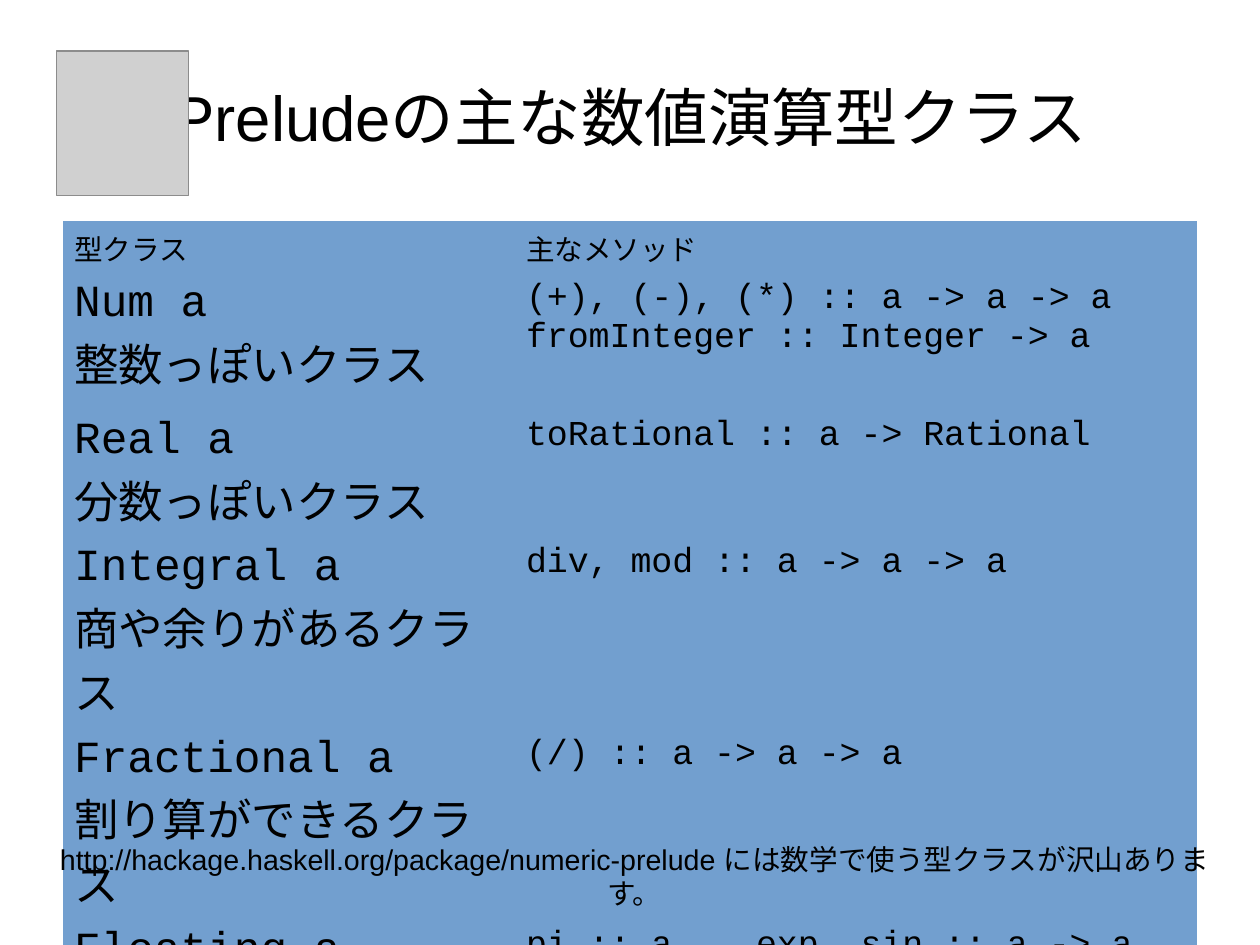
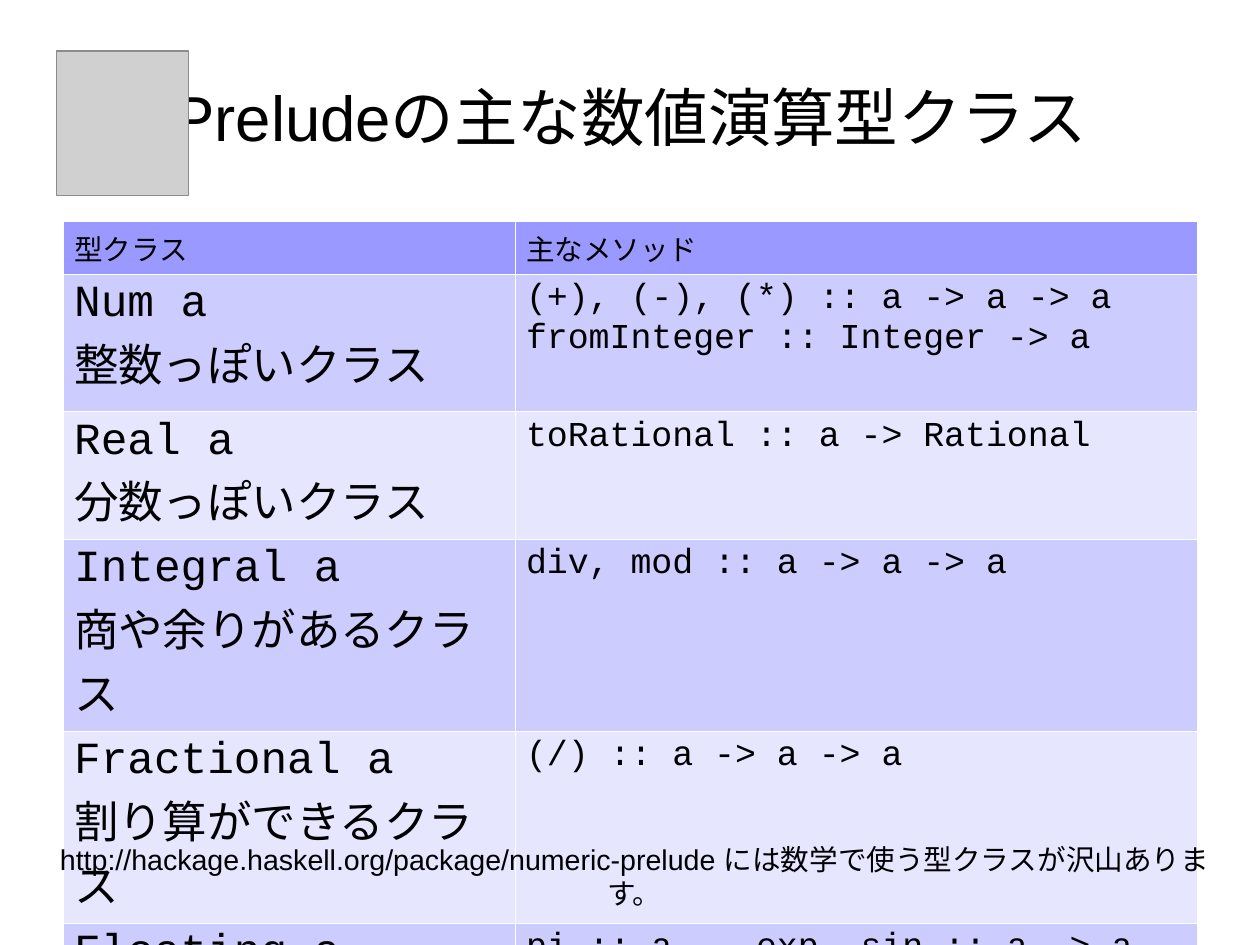
Before and after one commit to nushio3/learn-haskell, a slide deck: slide 45 of Tsukuba-2016.odp. Drawn at 1260x945 pixels with LibreOffice and Linux fonts; fonts in the diff are those of the drawing; grey boxes stand for pictures. Boxes give left, top, right and bottom in pixels: in the first picture for what was removed or moved away, otherwise in the second. Text is boxed around its words. In the diff, an @@ line names an element or a change of style, - is before the commit and + after.

```diff
--- a/Tsukuba-2016.odp
+++ b/Tsukuba-2016.odp
@@ table at <box>63,221,1197,907</box> @@
@@ fill #729FCF to #9999FF in row 1 @@
@@ fill #729FCF to #CCCCFF in 6 cells @@
@@ fill #729FCF to #E6E6FF in 4 cells @@
@@ borders changed @@
```
Also in this commit, not shown: 8 other slides changed, 1 other file.
